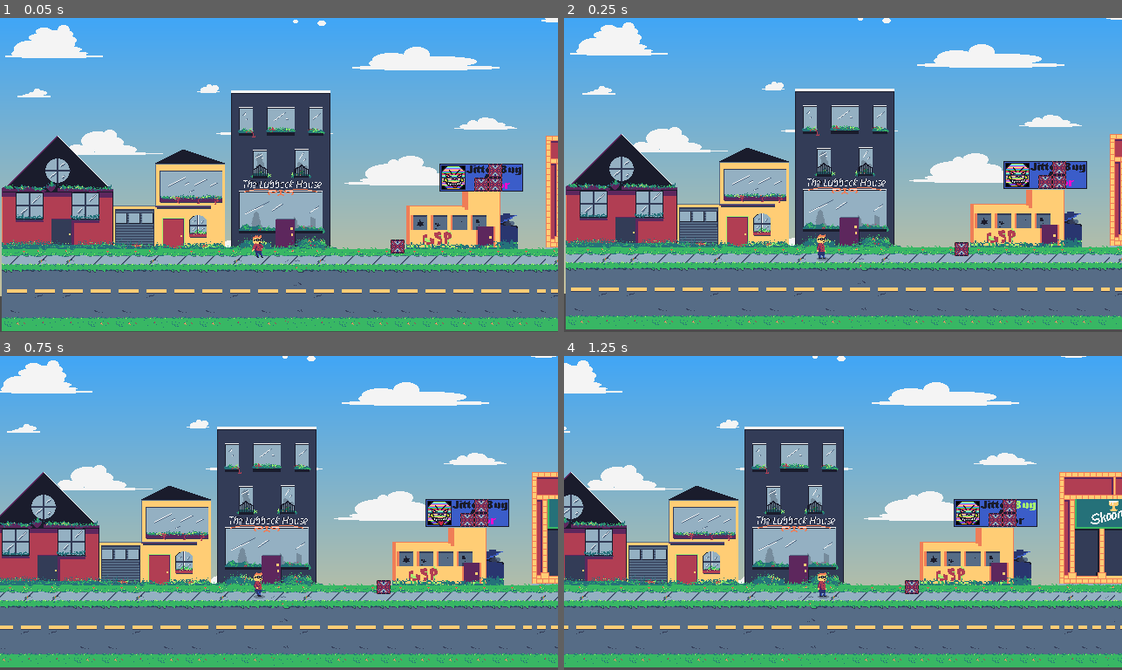
Above: before the commit, frames 1-4 (two rows, left to right).
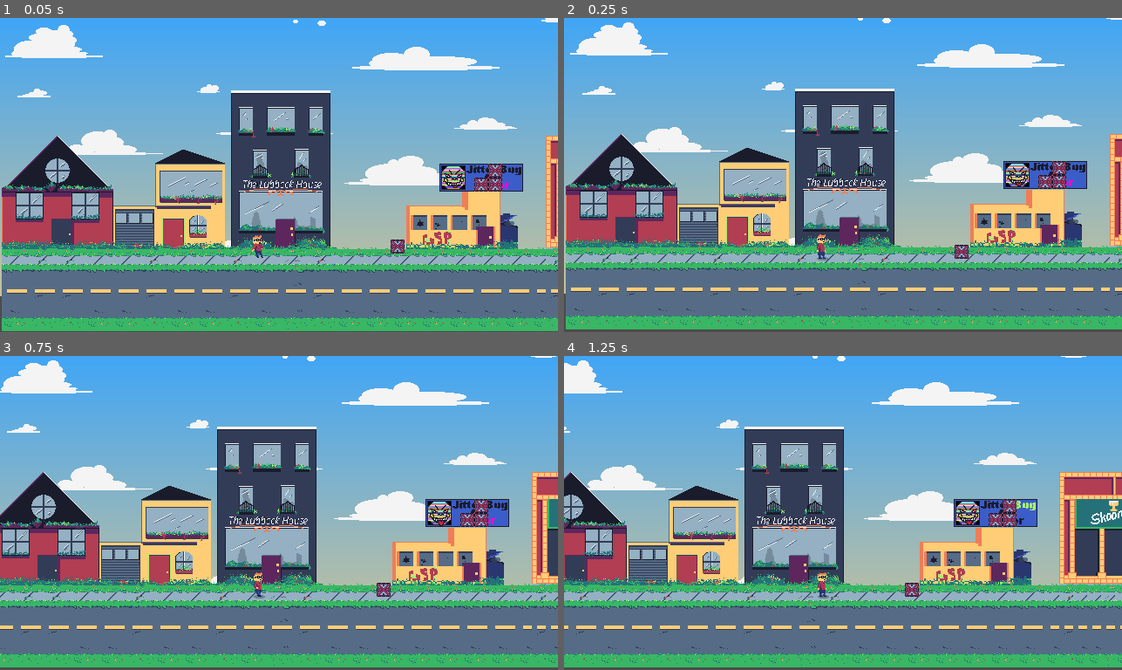
Above: after the commit, the same moments.

Repository: TylerZonies/GJ_SuperVictim
Game: Godot game, scene res://scenes/tilemaps.tscn
The game is run twice, just before and just after one commit, with the same random seed, the same clock (stepped at 60 frames per second) and the same inputs. This scene is started directly instead of the project's main scene.
Inputs:
- Up to frame 1 (0.05 s): no input
- Up to frame 2 (0.25 s): no input
- Up to frame 3 (0.75 s): hold D (right) from 0.53 s (still down); hold F (push) from 0.53 s (still down)
- Up to frame 4 (1.25 s): keep holding D (right); keep holding F (push)

Frame 1 is identical in both runs. In frame 2, 0.1% of the frame differs, in the area x 70-73%, y 71-77%; in frame 3, 0.1%; in frame 4, 0.1%.

Commit message:
got boxes working and jump height variable

Diff:
--- a/SUPERVICTIM/assets/objects/box.tscn
+++ b/SUPERVICTIM/assets/objects/box.tscn
@@ -16,7 +16,6 @@
 mass = 100.0
 gravity_scale = 5.0
 contact_monitor = true
-linear_velocity = Vector2( 0, 20 )
 
 [node name="collider_shape" type="CollisionShape2D" parent="box_obj"]
 shape = SubResource( 1 )
@@ -26,19 +25,19 @@
 
 [node name="floorcast" type="RayCast2D" parent="box_obj"]
 enabled = true
-cast_to = Vector2( 0, 12 )
+cast_to = Vector2( 0, 10 )
 collision_mask = 14
 
 [node name="left" type="RayCast2D" parent="box_obj"]
 rotation = 1.5708
 enabled = true
-cast_to = Vector2( 0, 12 )
+cast_to = Vector2( 0, 8.5 )
 collision_mask = 8
 
 [node name="right" type="RayCast2D" parent="box_obj"]
 rotation = -1.5708
 enabled = true
-cast_to = Vector2( 0, 12 )
+cast_to = Vector2( 0, 8.5 )
 collision_mask = 8
 
 [node name="up" type="RayCast2D" parent="box_obj"]
--- a/SUPERVICTIM/scenes/main_char.tscn
+++ b/SUPERVICTIM/scenes/main_char.tscn
@@ -22,43 +22,43 @@
 
 [sub_resource type="AtlasTexture" id=5]
 atlas = ExtResource( 3 )
-region = Rect2( 32, 32, 32, 32 )
+region = Rect2( 32, 96, 32, 32 )
 
 [sub_resource type="AtlasTexture" id=6]
 atlas = ExtResource( 3 )
-region = Rect2( 64, 32, 32, 32 )
+region = Rect2( 64, 96, 32, 32 )
 
 [sub_resource type="AtlasTexture" id=7]
 atlas = ExtResource( 3 )
-region = Rect2( 0, 64, 32, 32 )
+region = Rect2( 0, 128, 32, 32 )
 
 [sub_resource type="AtlasTexture" id=8]
 atlas = ExtResource( 3 )
-region = Rect2( 32, 64, 32, 32 )
+region = Rect2( 32, 128, 32, 32 )
 
 [sub_resource type="AtlasTexture" id=9]
 atlas = ExtResource( 3 )
-region = Rect2( 64, 64, 32, 32 )
+region = Rect2( 32, 32, 32, 32 )
 
 [sub_resource type="AtlasTexture" id=10]
 atlas = ExtResource( 3 )
-region = Rect2( 0, 96, 32, 32 )
+region = Rect2( 64, 32, 32, 32 )
 
 [sub_resource type="AtlasTexture" id=11]
 atlas = ExtResource( 3 )
-region = Rect2( 32, 96, 32, 32 )
+region = Rect2( 0, 64, 32, 32 )
 
 [sub_resource type="AtlasTexture" id=12]
 atlas = ExtResource( 3 )
-region = Rect2( 64, 96, 32, 32 )
+region = Rect2( 32, 64, 32, 32 )
 
 [sub_resource type="AtlasTexture" id=13]
 atlas = ExtResource( 3 )
-region = Rect2( 0, 128, 32, 32 )
+region = Rect2( 64, 64, 32, 32 )
 
 [sub_resource type="AtlasTexture" id=14]
 atlas = ExtResource( 3 )
-region = Rect2( 32, 128, 32, 32 )
+region = Rect2( 0, 96, 32, 32 )
 
 [sub_resource type="AtlasTexture" id=15]
 atlas = ExtResource( 3 )
@@ -83,14 +83,14 @@
 "name": "idle",
 "speed": 10.0
 }, {
-"frames": [ SubResource( 5 ), SubResource( 6 ), SubResource( 7 ), SubResource( 8 ), SubResource( 9 ), SubResource( 10 ) ],
+"frames": [ SubResource( 5 ), SubResource( 6 ), SubResource( 7 ), SubResource( 8 ) ],
+"loop": true,
+"name": "jump",
+"speed": 10.0
+}, {
+"frames": [ SubResource( 9 ), SubResource( 10 ), SubResource( 11 ), SubResource( 12 ), SubResource( 13 ), SubResource( 14 ) ],
 "loop": true,
 "name": "walk",
-"speed": 10.0
-}, {
-"frames": [ SubResource( 11 ), SubResource( 12 ), SubResource( 13 ), SubResource( 14 ) ],
-"loop": true,
-"name": "jump",
 "speed": 10.0
 }, {
 "frames": [ SubResource( 15 ), SubResource( 16 ), SubResource( 17 ), SubResource( 18 ) ],
@@ -137,7 +137,8 @@
 collision_mask = 14
 
 [node name="object_detector" type="RayCast2D" parent="."]
+position = Vector2( 1.08221, 5.41105 )
 rotation = -1.5708
 enabled = true
-cast_to = Vector2( 0, 20 )
+cast_to = Vector2( 0, 15 )
 collision_mask = 8
--- a/SUPERVICTIM/scripts/char_scripts/CharFSM.gd
+++ b/SUPERVICTIM/scripts/char_scripts/CharFSM.gd
@@ -10,8 +10,10 @@
 	print(states)
 
 func _state_logic(delta):
-	if parent.y_direction == 1:
+	if parent.y_direction == 1 and parent.velocity.y >= 0:
 		parent.jump(delta)
+	if state == states.jump && Input.is_action_just_released('up') and parent.velocity.y < 0:
+		parent.velocity.y = 0
 
 func _get_transition(delta):
 	match state:
--- a/SUPERVICTIM/scripts/char_scripts/main_char.gd
+++ b/SUPERVICTIM/scripts/char_scripts/main_char.gd
@@ -33,6 +33,9 @@
 			SPRITE.flip_h = true
 		elif RIGHT:
 			SPRITE.flip_h = false
+
+	if Input.is_action_just_released("up") and velocity.y < -1000:
+		velocity.y = -1000
 
 	if DOWN:
 		#set_fall_through(false)
@@ -75,6 +78,7 @@
 	get_node("CollisionShape2D").disabled = true
 	get_node("CollisionShape2D").disabled = false
 	print(check_on_floor())
+
 func push():   ## added push function for objects (i.e boxes n shit)
 				## checks for object, gets its parent and asks if its moveable
 	var collider = side_raycast.get_collider()
--- a/SUPERVICTIM/scripts/obj_scripts/box.gd
+++ b/SUPERVICTIM/scripts/obj_scripts/box.gd
@@ -4,6 +4,7 @@
 var velocity = Vector2(0,0)
 var obj_moved = false
 var fall_speed = 10
+var max_fall_speed = 50
 const UP = Vector2(0,-1)
 
 
@@ -24,28 +25,63 @@
 func _process(delta):
 	apply_gravity(delta)
 	position += velocity
-func push_object(dir):
+func push_object(dir, pushed = false):
+	var collisions = check_collider()
+	if collisions.size() == 0:
+		move(dir)
+	else:
+		for collision in collisions:
+			match collision.dir:
+				"left","right":
+					print('in left right')
+					if collision.obj.check_double_push(collision.dir):
+						print('~~~~~~~~~~~~~~~~~~~~~~~~~~')
+						print('collision obj')
+						print(collision.obj)
+						print('~~~~~~~~~~~~~~~~~~~~~~~~~~')
+						collision.obj.move(dir)
 
-	check_collider(dir)
+				"up":
+					return
+
 func move(dir):
 	position.x += dir
+
+func check_double_push(dir):
+
+	var my_bool = true
+	var collisions = check_collider()
+
+	for collision in collisions:
+		if collision.dir == "up" or collision.dir == dir:
+			my_bool = false
+
+	print('check double')
+	print(my_bool)
+	return my_bool
+
 func check_on_floor():
 	if floor_cast.is_colliding():
 		return true
-	else:
-		moveable = false
-		return false
+	#else:
+		#moveable = false
+		#return false
 
 func apply_gravity(delta):
 	if !check_on_floor():
-		velocity.y += fall_speed * delta
+		if velocity.y < max_fall_speed:
+			velocity.y += fall_speed * delta
+		else:
+			velocity.y = max_fall_speed
 	else:
 		velocity.y = 0
-func check_collider(dir):
+
+func check_collider():
+	var collisions = []
 	for i in raycasts.size():
 		if raycasts[i].is_colliding():
 			var obj = raycasts[i].get_collider()
 			if obj.get_parent().is_in_group("moveable"):
-				if raycasts[i].name == "left" or raycasts[i].name == "right":
-					obj.get_parent().move(dir)
-					move(dir)
+				collisions.append({"obj": obj.get_parent(), "dir": raycasts[i].name})
+
+	return collisions
